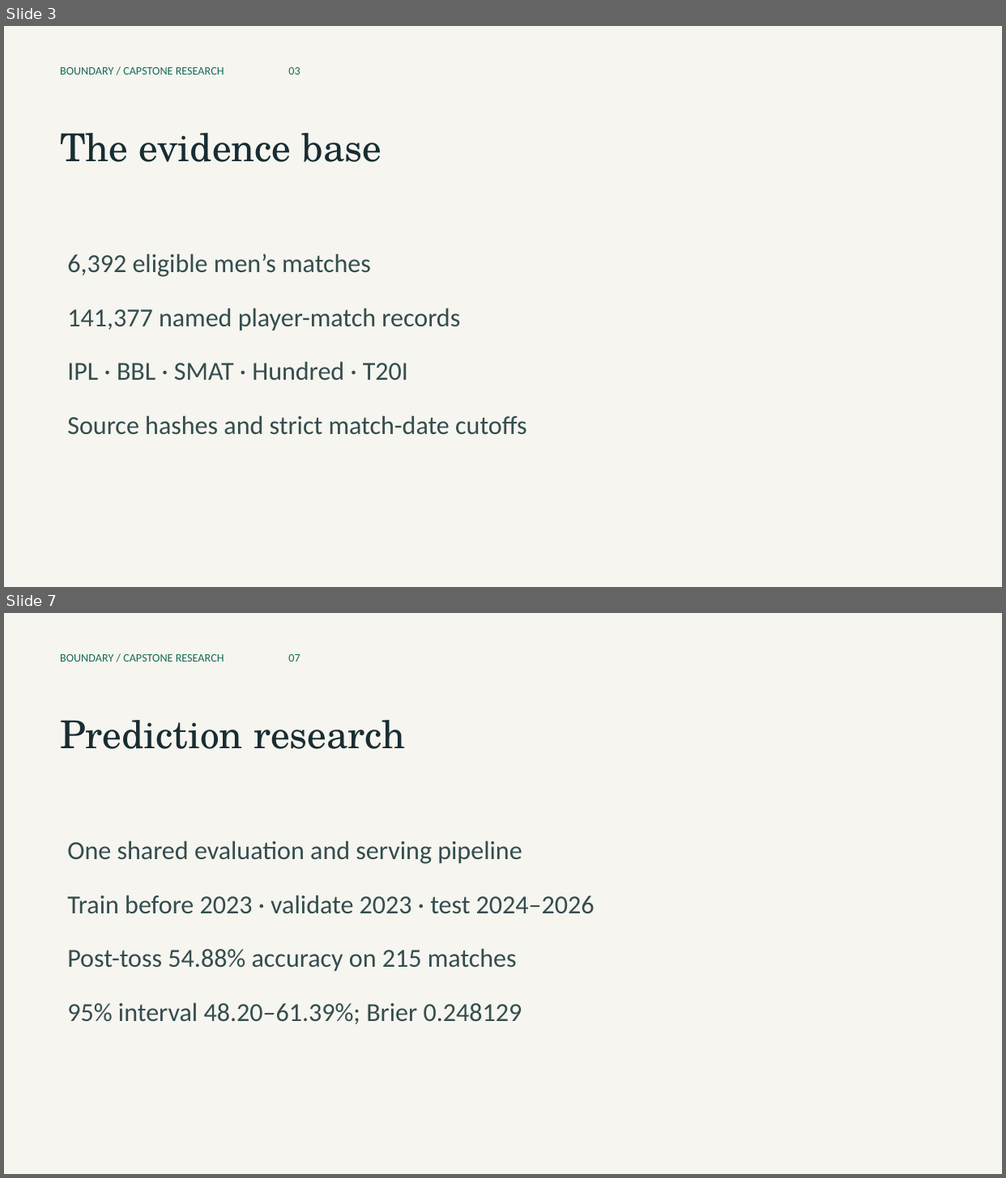
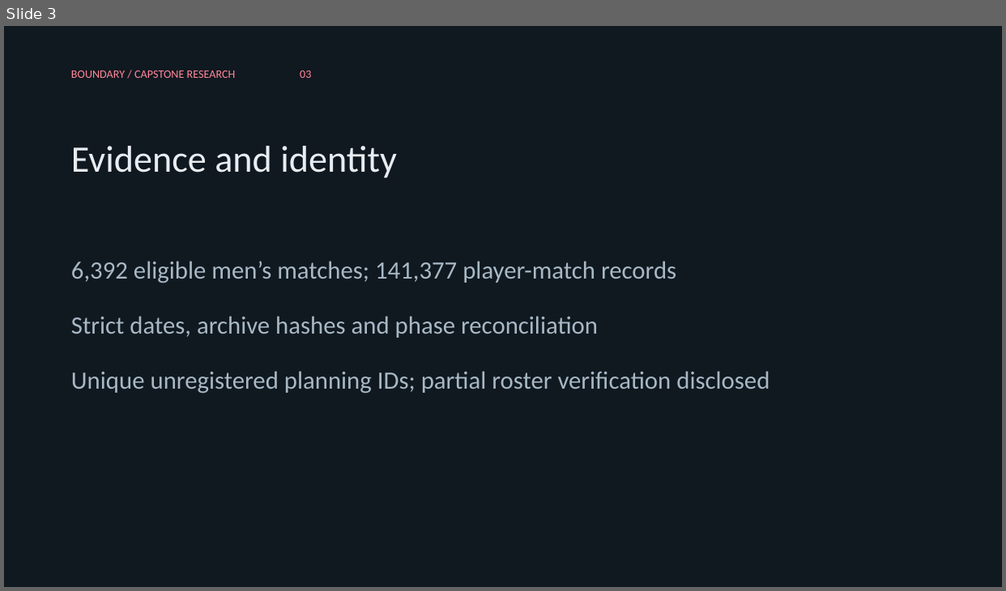
Before and after one commit to br-abishek-07/boundary-cricket-capstone, a slide deck: docs/Capstone_Presentation.pptx. Shown one above the other, each under a label of ours: slides 3 and 7 before the commit, slide 3 after it; the slides between them are not shown. The pictures are 1006x1178 and 1006x591 pixels, drawn with LibreOffice and Linux fonts; fonts in the diff are those of the drawing. Boxes give left, top, right and bottom in pixels: in the first picture for what was removed or moved away, otherwise in the second. Text is boxed around its words. In the diff, an @@ line names an element or a change of style, - is before the commit and + after.

Commit message:
Correct evidence integrity, supported XI workloads and grounded agent; add franchise themes
Preserve player identities and raw totals, correct phase filters, enforce complete bowling allocation, isolate private-session records, and gate research forecasts against the learned chase baseline. Add bundled marks, franchise accents and Light/Dark appearance.

Validation: 31 core regressions, 41 UI workflow checks and 5 local Chromium checks. Live provider quality and full current squad verification remain disclosed limits.

```diff
--- a/docs/Capstone_Presentation.pptx
+++ b/docs/Capstone_Presentation.pptx
@@ slide 7 removed at [4, 613, 1002, 1174], background #F6F5F0 @@
@@ text removed at [60, 654, 300, 662] @@
-BOUNDARY / CAPSTONE RESEARCH 07
@@ text removed at [60, 720, 405, 749] @@
-Prediction research
@@ text removed at [67, 841, 594, 1024] @@
-One shared evaluation and serving pipeline
-Train before 2023 · validate 2023 · test 2024–2026
-Post-toss 54.88% accuracy on 215 matches
-95% interval 48.20–61.39%; Brier 0.248129
@@ slide 3 changed as well @@
@@ background #F6F5F0 to #101820 @@
@@ text "BOUNDARY / CAPSTONE RESEARCH 03": place and size @@
-text "BOUNDARY / CAPSTONE RESEARCH 03" at [60, 67, 300, 75]
+text "BOUNDARY / CAPSTONE RESEARCH 03" at [71, 71, 311, 78]
@@ text "BOUNDARY / CAPSTONE RESEARCH 03" at [71, 71, 311, 78]: text colour #176B55 to #FF8798; more space between paragraphs @@
@@ text at [71, 146, 397, 178]: text changed; size 37 to 36 pt; font TeX Gyre Schola to Calibri; text colour #182D32 to #E8EDF1 @@
-The evidence base
+Evidence and identity
@@ text at [71, 261, 769, 394]: text changed; size 25 to 24 pt; text colour #344D4E to #A8B8C5 @@
-6,392 eligible men’s matches
-141,377 named player-match records
-IPL · BBL · SMAT · Hundred · T20I
-Source hashes and strict match-date cutoffs
+6,392 eligible men’s matches; 141,377 player-match records
+Strict dates, archive hashes and phase reconciliation
+Unique unregistered planning IDs; partial roster verification disclosed
```
Also in this commit, not shown: 9 slides added, 8 other slides removed, 52 other files.
